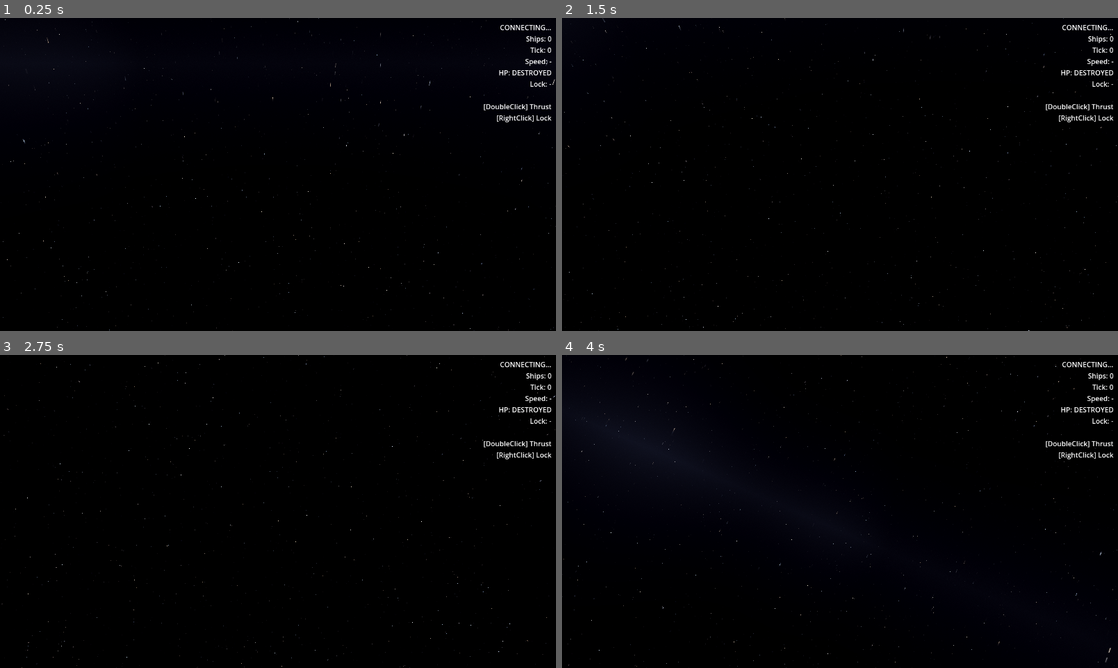
Above: before the commit, frames 1-4 (two rows, left to right).
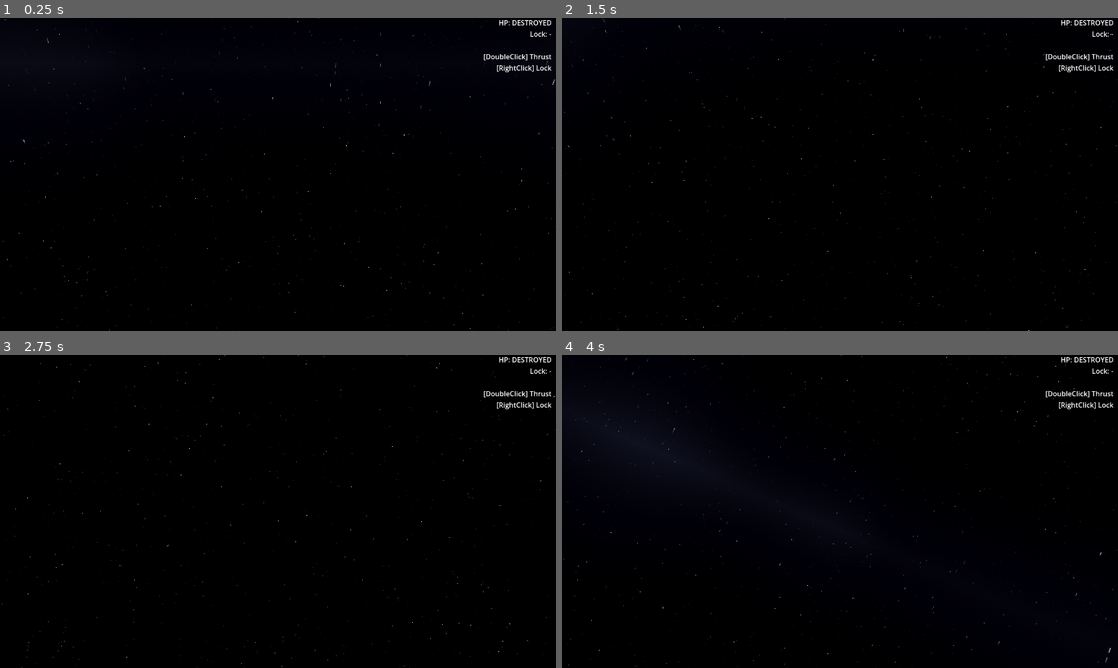
Above: after the commit, the same moments.

Repository: naoki-cpp/Dawn
Game: Godot game, scene res://scenes/main.tscn
The game is run twice, just before and just after one commit, with the same random seed, the same clock (stepped at 60 frames per second) and the same inputs.
Inputs (mouse positions are in pixels of both pictures, inside the frame that each line leads up to):
- Up to frame 1 (0.25 s): no input
- Up to frame 2 (1.5 s): tap Enter at 0.5 s; move the mouse to (962, 158) at 0.52 s; click (962, 158) at 0.67 s; drag from (728, 190) to (812, 237) at 1.27 s
- Up to frame 3 (2.75 s): move the mouse to (333, 442) at 2.02 s; click (333, 442) at 2.17 s
- Up to frame 4 (4 s): drag from (812, 574) to (673, 464) at 2.77 s; move the mouse to (1006, 558) at 3.52 s; click (1006, 558) at 3.67 s

The runs differ from the first frame. In frame 1, 0.9% of the frame differs, in the area x 87-100%, y 0-34%; in frame 2, 0.9%; in frame 3, 0.9%; in frame 4, 0.9%.

Commit message:
fix: expand HUD label width and allow vertical auto-grow
- Width: 240px -> 310px to fit target HP line
- Height: fixed 230px -> auto-grow downward (no clipping)

Co-Authored-By: Claude Sonnet 4.6 <noreply@anthropic.com>

Diff:
--- a/client/scenes/main.tscn
+++ b/client/scenes/main.tscn
@@ -34,9 +34,11 @@
 anchors_preset = 1
 anchor_left = 1.0
 anchor_right = 1.0
-offset_left = -250.0
+offset_left = -320.0
 offset_top = 10.0
 offset_right = -10.0
-offset_bottom = 230.0
+offset_bottom = 10.0
+grow_vertical = 2
 text = "CONNECTING...\nShips: 0\nTick: 0\nSpeed: -"
 horizontal_alignment = 2
+size_flags_vertical = 3
